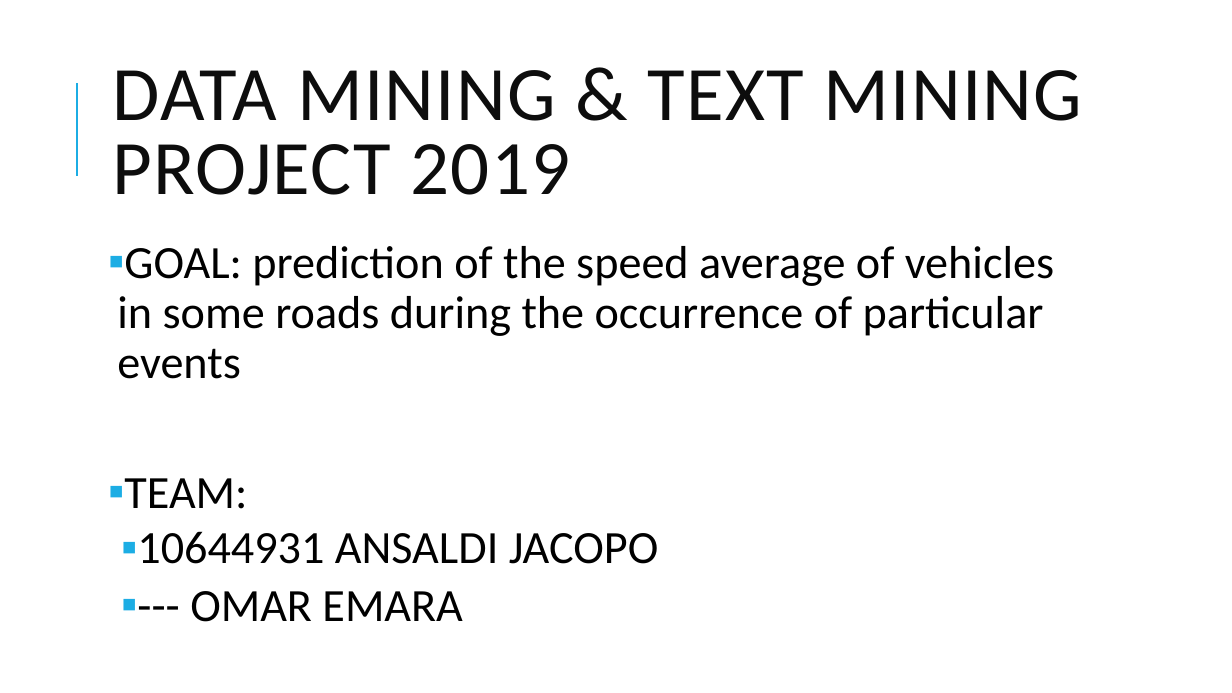
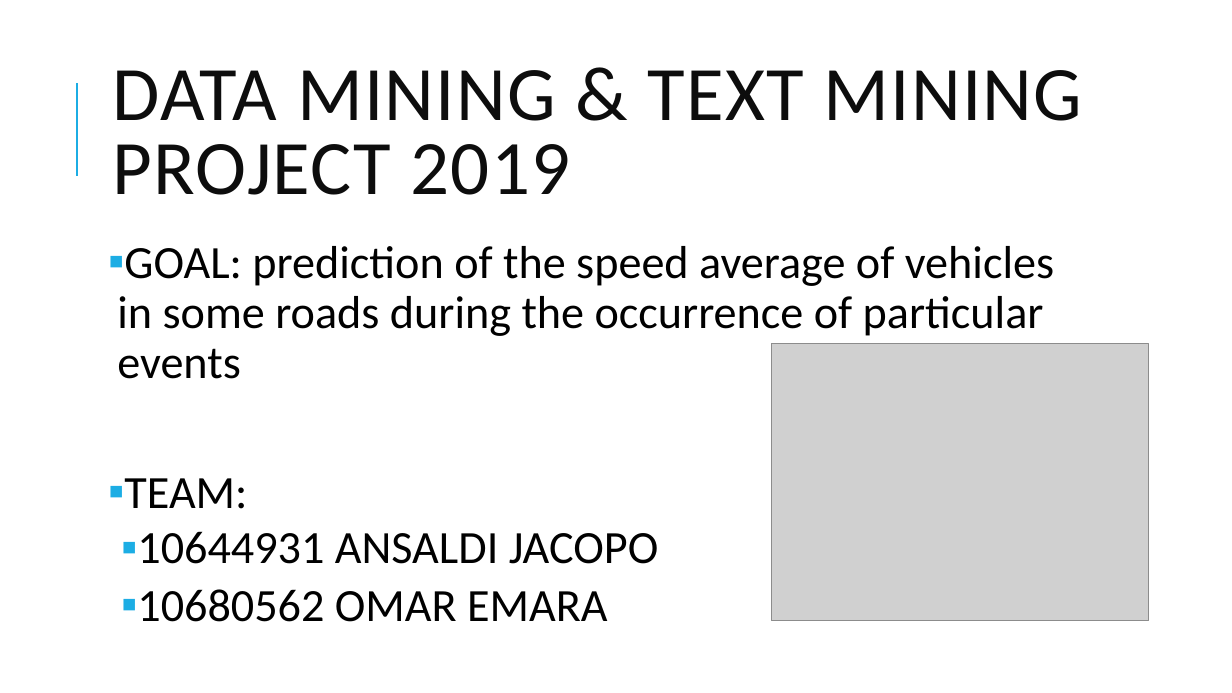
Before and after one commit to 0m4ric4/DMTM-Project, a slide deck: slide 1 of submission/XXXXXXXX-FamilyName/Presentation/PresentationStructure.pptx. Drawn at 1232x693 pixels with LibreOffice and Linux fonts; fonts in the diff are those of the drawing; grey boxes stand for pictures. Boxes give left, top, right and bottom in pixels: in the first picture for what was removed or moved away, otherwise in the second. Text is boxed around its words. In the diff, an @@ line names an element or a change of style, - is before the commit and + after.

```diff
--- a/submission/XXXXXXXX-FamilyName/Presentation/PresentationStructure.pptx
+++ b/submission/XXXXXXXX-FamilyName/Presentation/PresentationStructure.pptx
@@ picture added at bbox=[772, 344, 1149, 621] @@
@@ text at bbox=[137, 589, 607, 622]: text changed @@
-  ▪ --- OMAR EMARA
+  ▪ 10680562 OMAR EMARA
```
Also in this commit, not shown: 1 other slide changed, 3 slides added, 3 slides removed, 11 other files.
